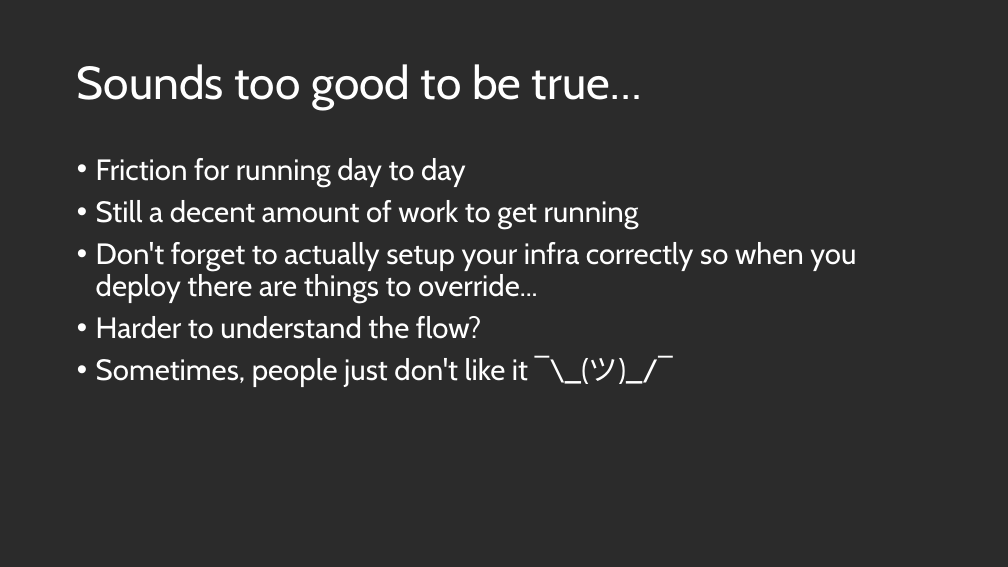
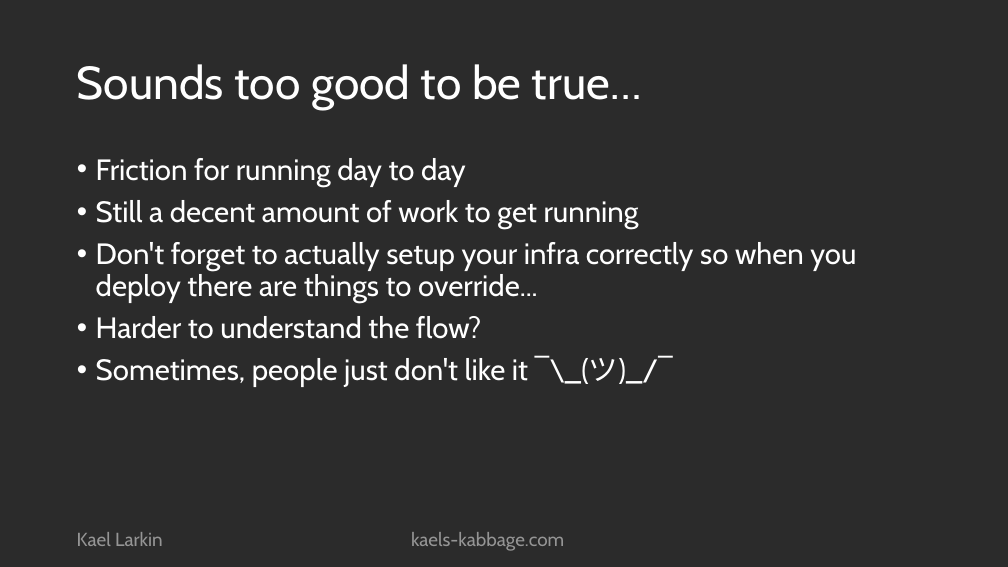
Before and after one commit to KFreon/Aspire-Onboarding-Talk, a slide deck: slide 10 of Aspire.pptx. Drawn at 1008x567 pixels with LibreOffice and Linux fonts; fonts in the diff are those of the drawing; background and template pictures are left out; a plain dark background stands for a picture behind light text. Boxes give left, top, right and bottom in pixels: in the first picture for what was removed or moved away, otherwise in the second. Text is boxed around its words. In the diff, an @@ line names an element or a change of style, - is before the commit and + after.

```diff
--- a/Aspire.pptx
+++ b/Aspire.pptx
@@ text added at (77, 532, 163, 546), 18 pt, text #FFFFFF at 50% opacity @@
+Kael Larkin
@@ text added at (411, 532, 564, 551), 18 pt, text #FFFFFF at 50% opacity @@
+kaels-kabbage.com
```
Also in this commit, not shown: 9 other slides changed, 1 slide added.
